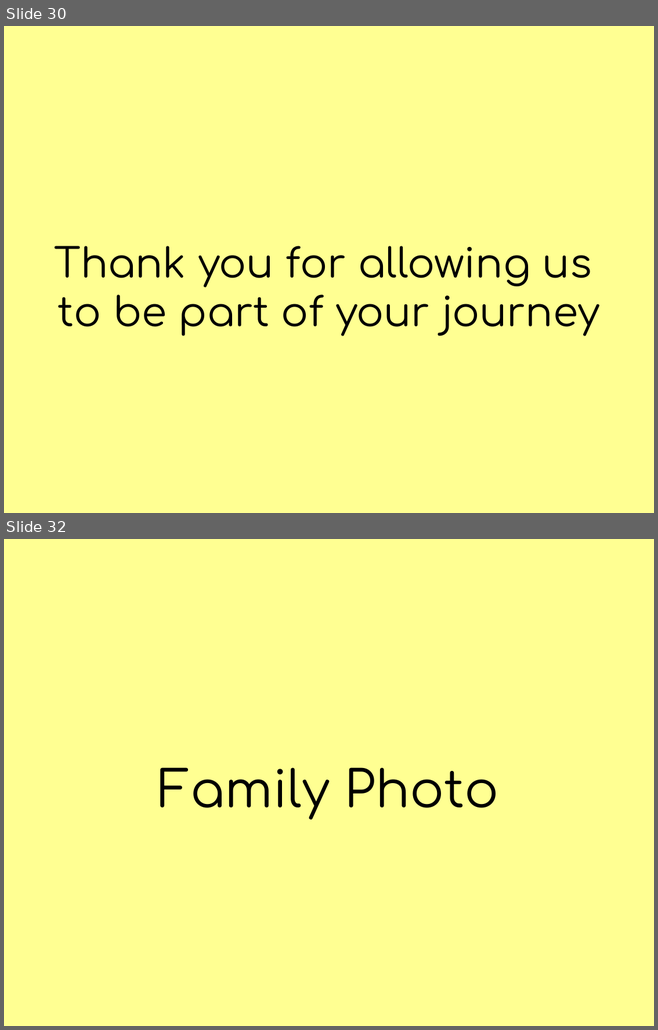
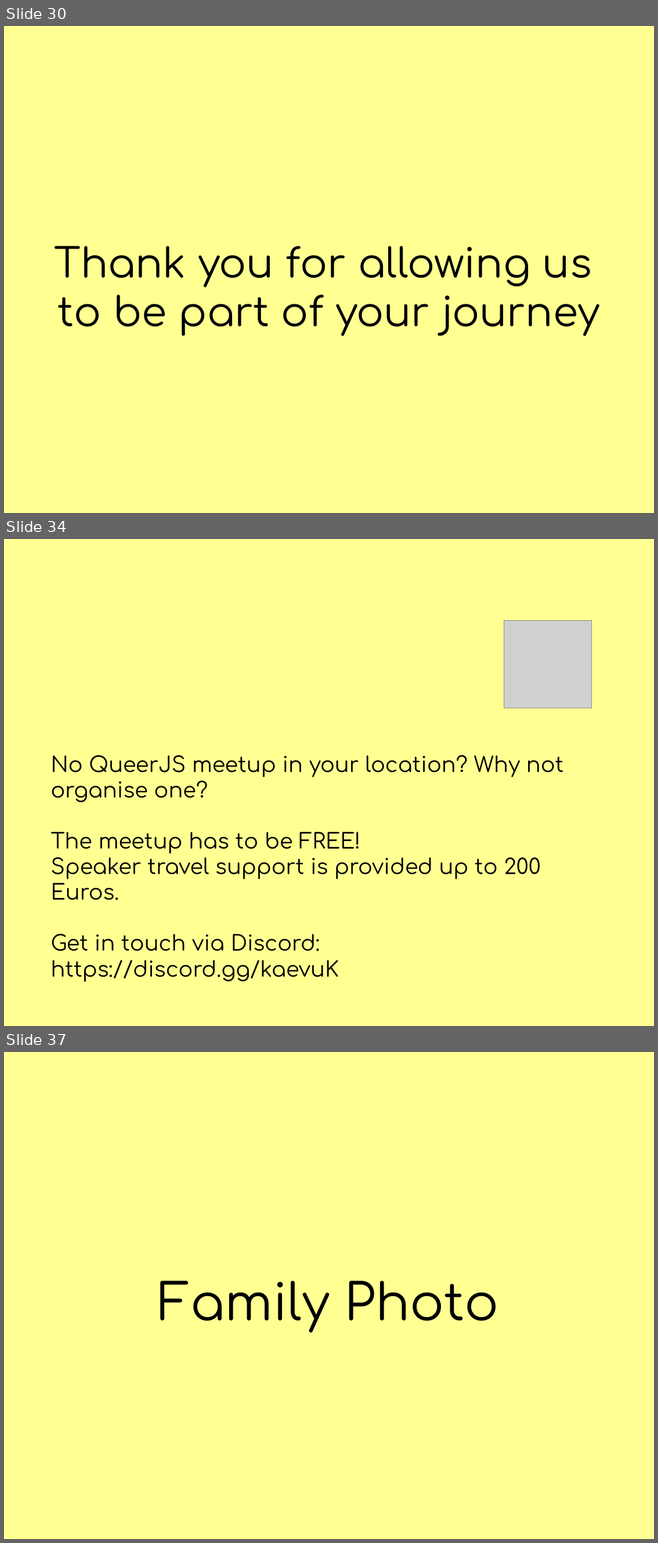
Before and after one commit to JiggyPete/global-diversity-cfp-day-site, a slide deck: public/slides/global-diversity-cfp-day.pptx. Shown one above the other, each under a label of ours: slides 30 and 32 before the commit, slides 30, 34 and 37 after it; the slides between them are not shown. The pictures are 658x1030 and 658x1543 pixels, drawn with LibreOffice and Linux fonts; fonts in the diff are those of the drawing; grey boxes stand for pictures. Boxes give left, top, right and bottom in pixels: in the first picture for what was removed or moved away, otherwise in the second. Text is boxed around its words. In the diff, an @@ line names an element or a change of style, - is before the commit and + after.

Commit message:
Updating schedule "Caring for your audience" info

```diff
--- a/public/slides/global-diversity-cfp-day.pptx
+++ b/public/slides/global-diversity-cfp-day.pptx
@@ slide 34 added at box(4, 539, 654, 1026), background #FFFF92 @@
@@ picture added at box(504, 620, 591, 708) @@
@@ title added at box(51, 755, 564, 982), 33.6 pt, text #000000 @@
+No QueerJS meetup in your location? Why not organise one?
+The meetup has to be FREE!
+Speaker travel support is provided up to 200 Euros.
+Get in touch via Discord:
+https://discord.gg/kaevuK
@@ what was slide 32 is now slide 37 @@
```
Also in this commit, not shown: 1 slide changed, 4 other slides added, 3 other files.
